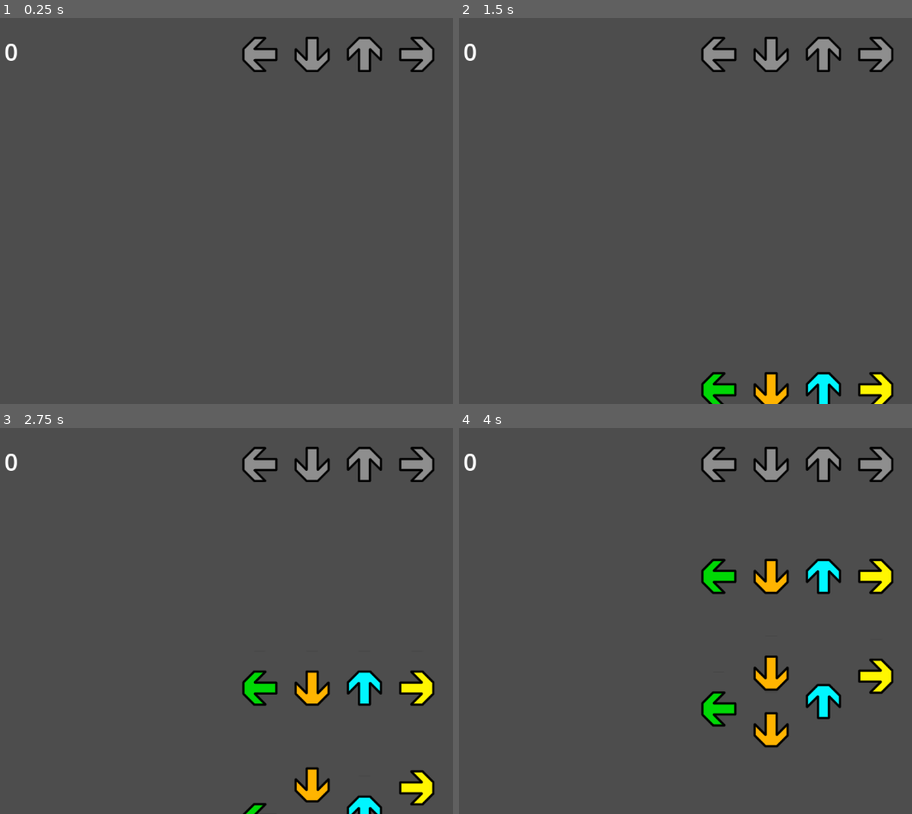
Above: before the commit, frames 1-4 (two rows, left to right).
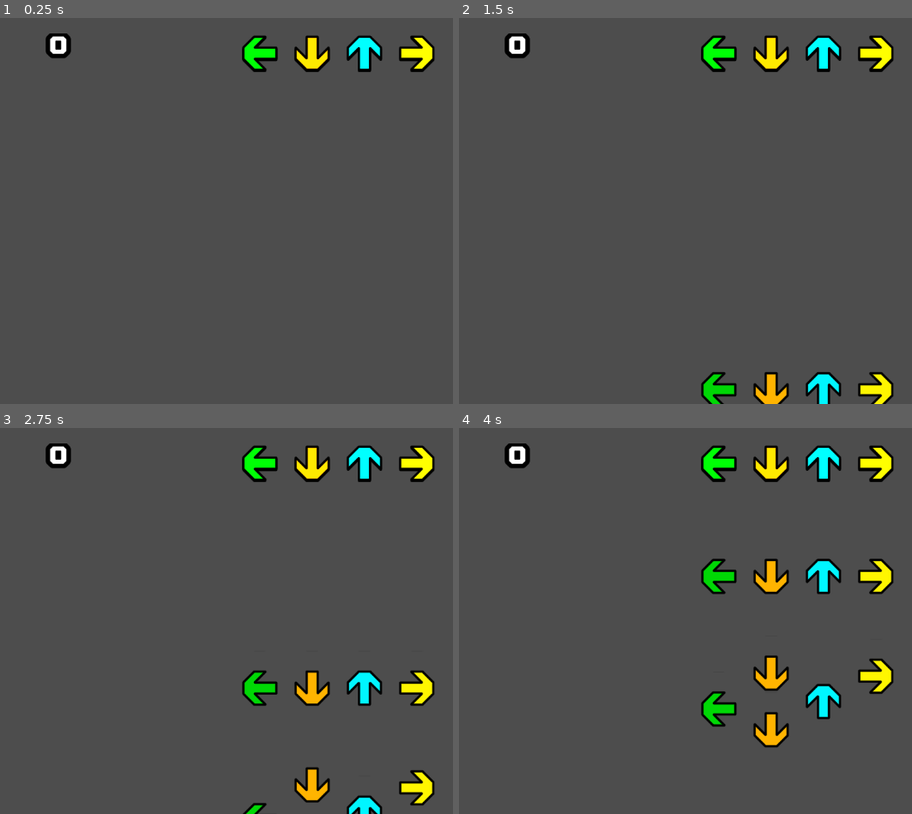
Above: after the commit, the same moments.

Repository: JunH0128/Midi-Game
Game: Godot game, scene res://game_level.tscn
Same seed, same stepped clock (60 frames per second), same inputs: the game is played once before the commit and once after it.
Inputs:
- Up to frame 1 (0.25 s): no input
- Up to frame 2 (1.5 s): tap Enter at 0.5 s
- Up to frame 3 (2.75 s): no input
- Up to frame 4 (4 s): no input

The runs differ from the first frame. In frame 1, 1.9% of the frame differs, in the area x 1-96%, y 4-14%; in frame 2, 1.9%; in frame 3, 1.9%; in frame 4, 1.9%.

Commit message:
got everything on game working need to work on level and add music

Diff:
--- a/Scripts/arrow.gd
+++ b/Scripts/arrow.gd
@@ -16,6 +16,9 @@
 var nice_press_score: float = 50
 var ok_press_score: float = 20
 
+func _ready():
+	$GlowOverlay.frame = frame + 4
+
 # Called every frame. 'delta' is the elapsed time since the previous frame.
 func _process(delta):
 
@@ -31,36 +34,47 @@
 				get_tree().get_root().call_deferred("add_child", st_inst)
 				st_inst.SetTextInfo("MISS")
 				st_inst.global_position = global_position + Vector2(0, 0)
+				Signals.ResetCombo.emit()
 
-	if Input.is_action_just_pressed(key_name):
+	if Input.is_action_just_pressed(key_name) and falling_key_queue.size() > 0:
 		var key_to_pop = falling_key_queue.pop_front()
 
 		var distance_from_pass = abs(key_to_pop.pass_threshold - key_to_pop.global_position.y)
+
+		$AnimationPlayer.stop()
+		$AnimationPlayer.play("key_hit")
 
 		var press_score_text: String = ""
 
 		if distance_from_pass < perfect_press_threshold:
 			Signals.IncrementScore.emit(perfect_press_score)
 			press_score_text = "PERFECT"
+			Signals.IncrementCombo.emit()
 		elif distance_from_pass < great_press_threshold:
 			Signals.IncrementScore.emit(great_press_score)
 			press_score_text = "GREAT"
+			Signals.IncrementCombo.emit()
 		elif distance_from_pass < nice_press_threshold:
 			Signals.IncrementScore.emit(nice_press_score)
 			press_score_text = "NICE"
+			Signals.IncrementCombo.emit()
 		elif distance_from_pass < ok_press_threshold:
 			Signals.IncrementScore.emit(ok_press_score)
 			press_score_text = "OK"
+			Signals.IncrementCombo.emit()
 		else:
 			press_score_text = "MISS"
+			Signals.ResetCombo.emit()
+
 			pass
 
-		key_to_pop.queue_free()
+		#key_to_pop.queue_free()
 
 		var st_inst = score_text.instantiate()
 		get_tree().get_root().call_deferred("add_child", st_inst)
 		st_inst.SetTextInfo(press_score_text)
 		st_inst.global_position = global_position + Vector2(0, 0)
+
 
 func CreateFallingKey():
 	var point = falling_key.instantiate()
--- a/Scripts/game_ui.gd
+++ b/Scripts/game_ui.gd
@@ -1,11 +1,24 @@
 extends Control
 
 var score: int = 0
+var combo_count: int = 0
 
 # Called when the node enters the scene tree for the first time.
 func _ready() -> void:
 	Signals.IncrementScore.connect(IncrementScore)
+	Signals.IncrementCombo.connect(IncrementCombo)
+	Signals.ResetCombo.connect(ResetCombo)
+
+	ResetCombo()
 
 func IncrementScore(incr: int):
 	score += incr
-	%ScoreLabel.text = str(score) + " pts"
+	%ScoreLabel.text = "  " + str(score) + " "
+
+func IncrementCombo():
+	combo_count += 1
+	%ComboLabel.text = "        " + str(combo_count) + "x"
+
+func ResetCombo():
+	combo_count = 0
+	%ComboLabel.text = ""
--- a/Scripts/signals.gd
+++ b/Scripts/signals.gd
@@ -1,3 +1,6 @@
 extends Node2D
 
 signal IncrementScore(incr: int)
+
+signal IncrementCombo()
+signal ResetCombo()
--- a/arrow.tscn
+++ b/arrow.tscn
@@ -1,7 +1,44 @@
-[gd_scene load_steps=3 format=3 uid="uid://cgbmmo5gf046f"]
+[gd_scene load_steps=6 format=3 uid="uid://cgbmmo5gf046f"]
 
 [ext_resource type="Texture2D" uid="uid://bt7dwl8cijrbq" path="res://Arrow.png" id="1_hg0pt"]
 [ext_resource type="Script" path="res://Scripts/arrow.gd" id="2_4kg0e"]
+
+[sub_resource type="Animation" id="Animation_jnlsr"]
+resource_name = "key_hit"
+length = 0.3
+tracks/0/type = "value"
+tracks/0/imported = false
+tracks/0/enabled = true
+tracks/0/path = NodePath("GlowOverlay:modulate")
+tracks/0/interp = 1
+tracks/0/loop_wrap = true
+tracks/0/keys = {
+"times": PackedFloat32Array(0, 0.133333, 0.3),
+"transitions": PackedFloat32Array(1, 1, 1),
+"update": 0,
+"values": [Color(1.3, 1.3, 1.3, 1), Color(1.3, 1.3, 1.3, 1), Color(1.3, 1.3, 1.3, 0)]
+}
+
+[sub_resource type="Animation" id="Animation_sv52k"]
+length = 0.001
+tracks/0/type = "value"
+tracks/0/imported = false
+tracks/0/enabled = true
+tracks/0/path = NodePath("GlowOverlay:modulate")
+tracks/0/interp = 1
+tracks/0/loop_wrap = true
+tracks/0/keys = {
+"times": PackedFloat32Array(0),
+"transitions": PackedFloat32Array(1),
+"update": 0,
+"values": [Color(1.3, 1.3, 1.3, 1)]
+}
+
+[sub_resource type="AnimationLibrary" id="AnimationLibrary_4t03o"]
+_data = {
+"RESET": SubResource("Animation_sv52k"),
+"key_hit": SubResource("Animation_jnlsr")
+}
 
 [node name="Arrow" type="Sprite2D"]
 position = Vector2(522.75, 368.25)
@@ -15,4 +52,16 @@
 one_shot = true
 autostart = true
 
+[node name="GlowOverlay" type="Sprite2D" parent="."]
+modulate = Color(1.3, 1.3, 1.3, 1)
+texture = ExtResource("1_hg0pt")
+hframes = 4
+vframes = 4
+frame = 4
+
+[node name="AnimationPlayer" type="AnimationPlayer" parent="."]
+libraries = {
+"": SubResource("AnimationLibrary_4t03o")
+}
+
 [connection signal="timeout" from="RandomSpawnTimer" to="." method="_on_random_spawn_timer_timeout"]
--- a/game_ui.tscn
+++ b/game_ui.tscn
@@ -1,6 +1,7 @@
-[gd_scene load_steps=2 format=3 uid="uid://de6had0qcucpi"]
+[gd_scene load_steps=3 format=3 uid="uid://de6had0qcucpi"]
 
 [ext_resource type="Script" path="res://Scripts/game_ui.gd" id="1_ovowg"]
+[ext_resource type="FontFile" uid="uid://bwsct6qgxevsh" path="res://SfSuper04Bold-V4g7y.ttf" id="2_n5r0s"]
 
 [node name="GameUI" type="Control"]
 layout_mode = 3
@@ -15,10 +16,27 @@
 
 [node name="ScoreLabel" type="RichTextLabel" parent="CanvasLayer"]
 unique_name_in_owner = true
-offset_left = 26.0
-offset_top = 29.0
-offset_right = 185.0
-offset_bottom = 86.0
-theme_override_font_sizes/normal_font_size = 40
-text = "0"
+offset_left = -2.0
+offset_top = 26.0
+offset_right = 235.0
+offset_bottom = 90.0
+theme_override_constants/outline_size = 30
+theme_override_fonts/normal_font = ExtResource("2_n5r0s")
+theme_override_font_sizes/normal_font_size = 45
+bbcode_enabled = true
+text = "[center]0"
 scroll_active = false
+
+[node name="ComboLabel" type="RichTextLabel" parent="CanvasLayer"]
+unique_name_in_owner = true
+offset_left = 477.0
+offset_top = 337.0
+offset_right = 750.0
+offset_bottom = 384.0
+theme_override_colors/default_color = Color(0.124001, 0.818516, 1, 1)
+theme_override_constants/outline_size = 30
+theme_override_fonts/normal_font = ExtResource("2_n5r0s")
+theme_override_font_sizes/normal_font_size = 45
+bbcode_enabled = true
+text = "[center]0x "
+scroll_active = false
